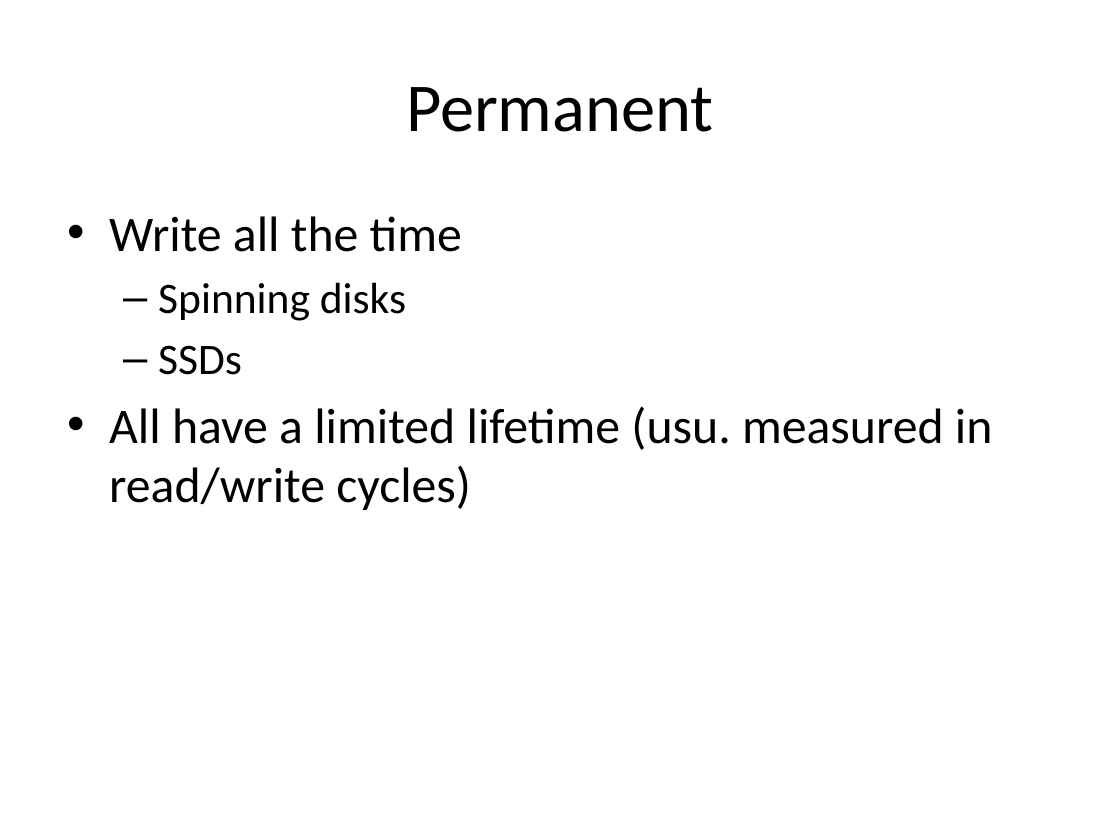
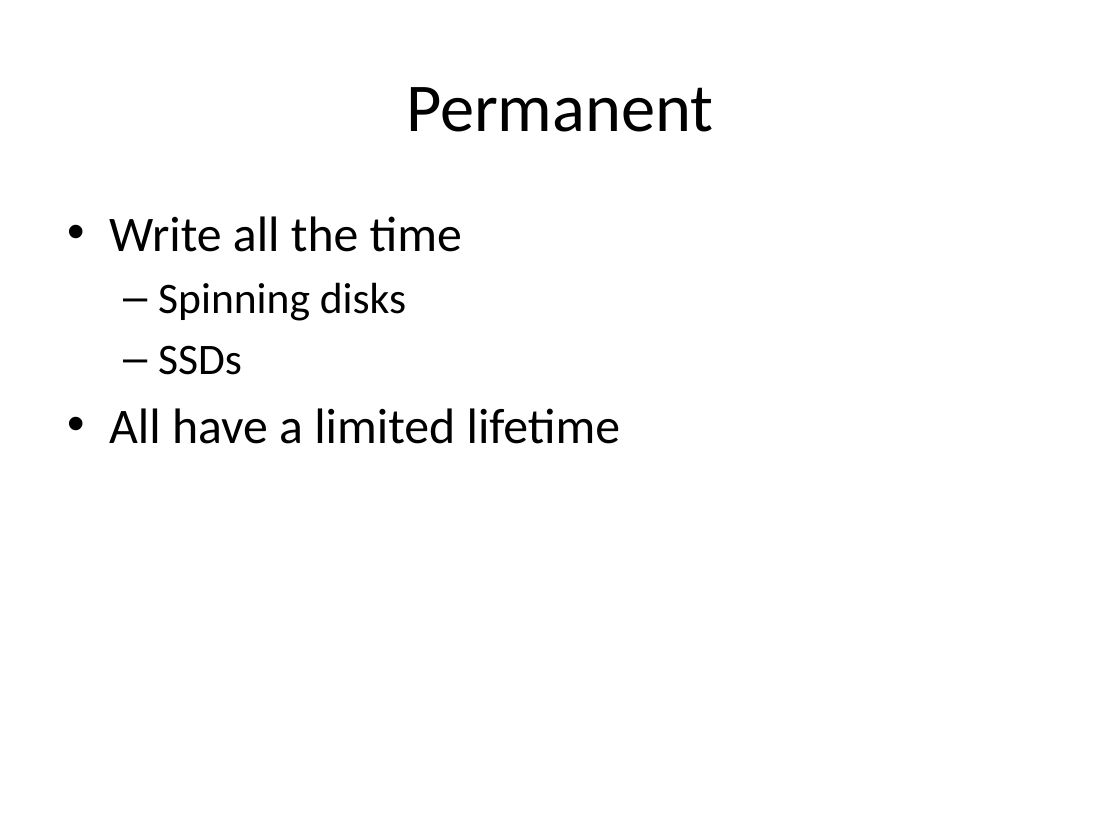
Before and after one commit to ivogeorg/cs1030, a slide deck: slide 8 of slides-steve/Chapter 04.pptx. Drawn at 1120x840 pixels with LibreOffice and Linux fonts; fonts in the diff are those of the drawing; background and template pictures are left out. Boxes give left, top, right and bottom in pixels: in the first picture for what was removed or moved away, otherwise in the second. Text is boxed around its words. In the diff, an @@ line names an element or a change of style, - is before the commit and + after.

```diff
--- a/slides-steve/Chapter 04.pptx
+++ b/slides-steve/Chapter 04.pptx
@@ text at bbox=[109, 408, 621, 444]: text changed @@
-• All have a limited lifetime (usu. measured in read/write cycles)
+• All have a limited lifetime
```
Also in this commit, not shown: 14 other slides changed, 1 other file.
